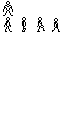
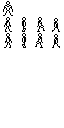
Layer changes from the first (64, 128) image to the second:
painted on "shapes" over [4, 33, 60, 48]
